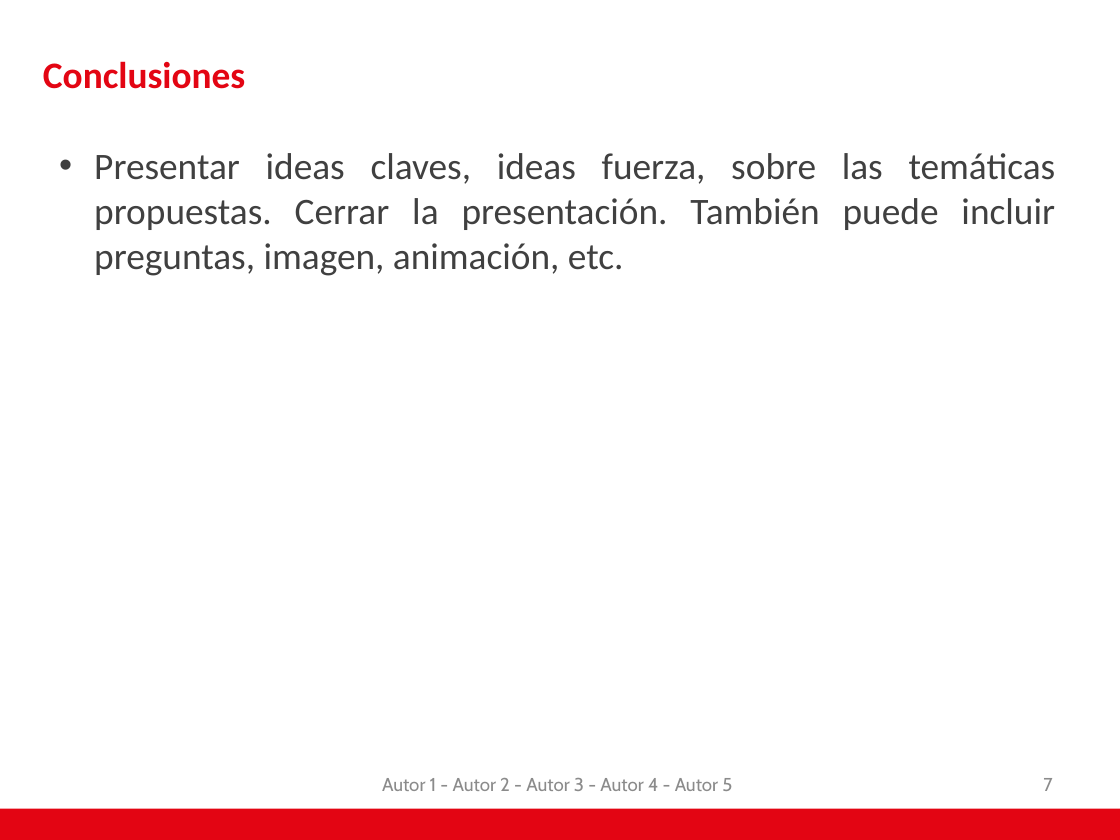
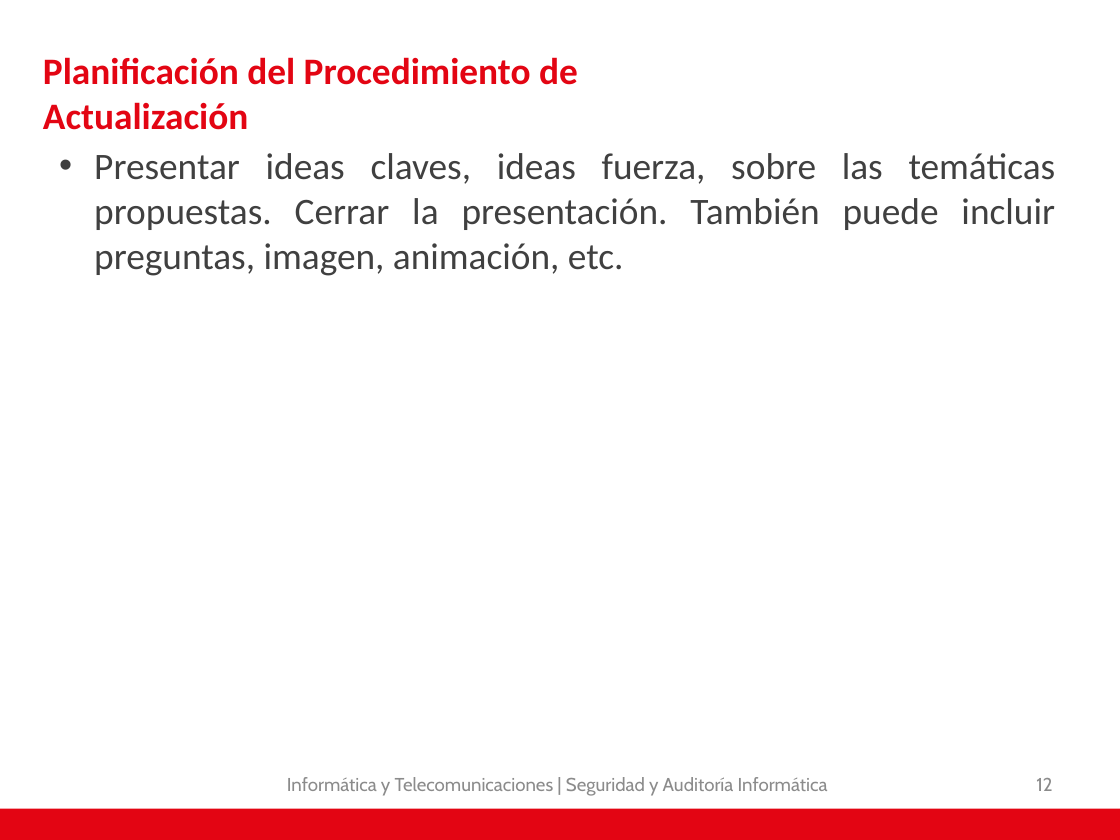
Before and after one commit to AdNNNN/inacap.2019, a slide deck: slide 12 of trabajos.inacap.2019/Seguridad y auditoria informática/Unidad 2/Problematica - Empresa JetBlack II.pptx (slide 7 before the commit). Drawn at 1120x840 pixels with LibreOffice and Linux fonts; fonts in the diff are those of the drawing; background and template pictures are left out. Boxes give left, top, right and bottom in pixels: in the first picture for what was removed or moved away, otherwise in the second. Text is boxed around its words. In the diff, an @@ line names an element or a change of style, - is before the commit and + after.

Commit message:
Se actualiza PPT Seguridad

```diff
--- a/trabajos.inacap.2019/Seguridad y auditoria informática/Unidad 2/Problematica - Empresa JetBlack II.pptx
+++ b/trabajos.inacap.2019/Seguridad y auditoria informática/Unidad 2/Problematica - Empresa JetBlack II.pptx
@@ title at box(43, 57, 578, 130): text changed @@
-Conclusiones
+Planificación del Procedimiento de Actualización
@@ text at box(287, 777, 828, 796): text changed @@
-Autor 1 - Autor 2 - Autor 3 - Autor 4 - Autor 5
+Informática y Telecomunicaciones | Seguridad y Auditoría Informática
@@ page number at box(1036, 778, 1052, 791): text changed @@
-7
+12
```
Also in this commit, not shown: 2 other slides changed, 11 slides added, 5 slides removed.
